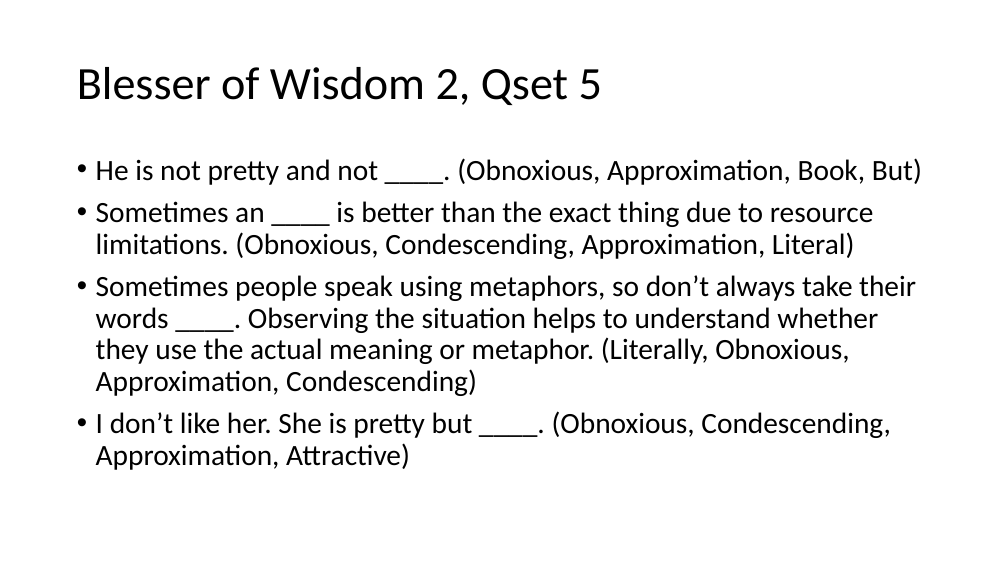
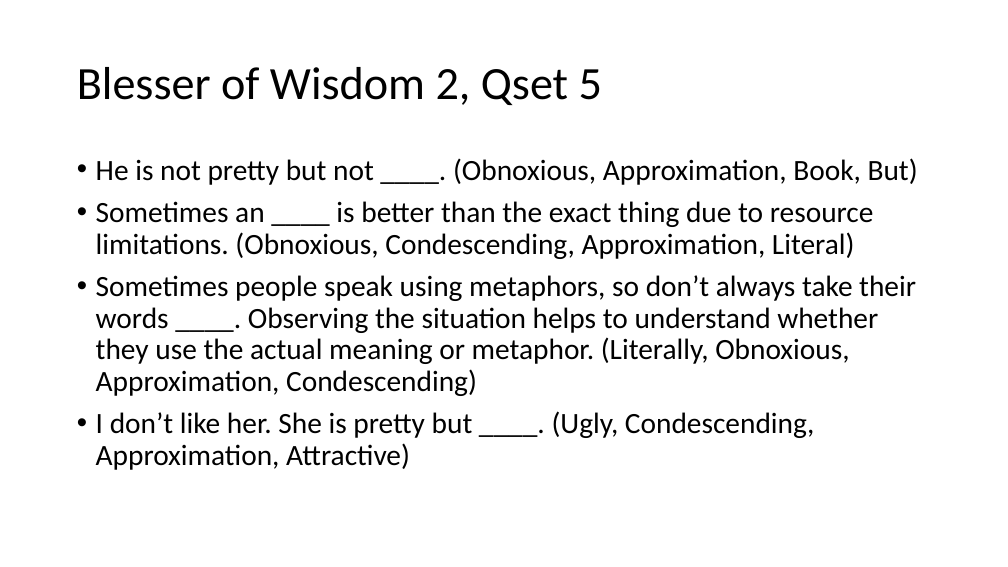
Before and after one commit to nawamkihafahd/PowerOfWisdom, a slide deck: slide 44 of Konsep.pptx. Drawn at 1008x567 pixels with LibreOffice and Linux fonts; fonts in the diff are those of the drawing. Boxes give left, top, right and bottom in pixels: in the first picture for what was removed or moved away, otherwise in the second. Text is boxed around its words. In the diff, an @@ line names an element or a change of style, - is before the commit and + after.

```diff
--- a/Konsep.pptx
+++ b/Konsep.pptx
@@ text at [96, 158, 918, 185]: text changed @@
-• He is not pretty and not ____. (Obnoxious, Approximation, Book, But)
+• He is not pretty but not ____. (Obnoxious, Approximation, Book, But)
@@ text at [96, 411, 815, 470]: text changed @@
-• I don’t like her. She is pretty but ____. (Obnoxious, Condescending, Approximation, Attractive)
+• I don’t like her. She is pretty but ____. (Ugly, Condescending, Approximation, Attractive)
```
Also in this commit, not shown: 10 other files.
